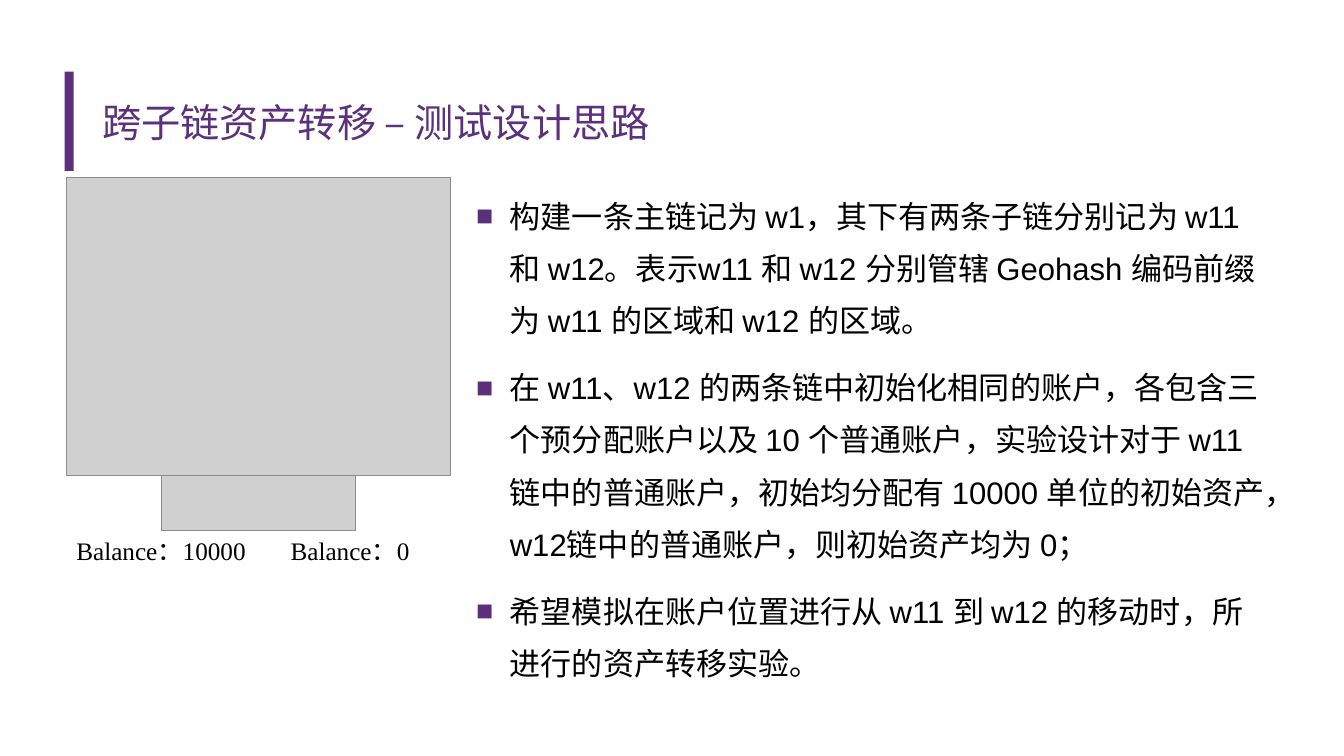
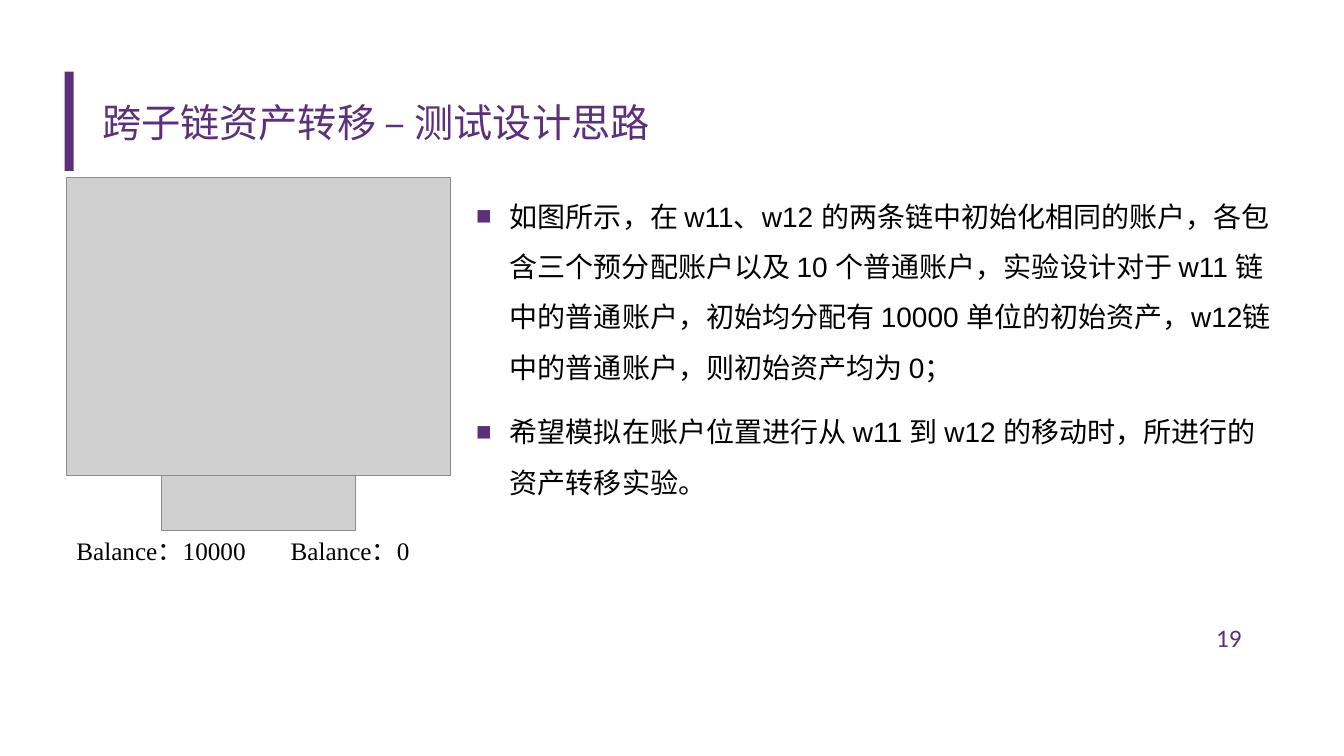
Before and after one commit to diyz19/GraduationDesign, a slide deck: slide 19 of FinalThesis/答辩ppt.pptx. Drawn at 1344x756 pixels with LibreOffice and Linux fonts; fonts in the diff are those of the drawing; grey boxes stand for pictures; background and template pictures are left out. Boxes give left, top, right and bottom in pixels: in the first picture for what was removed or moved away, otherwise in the second. Text is boxed around its words. In the diff, an @@ line names an element or a change of style, - is before the commit and + after.

```diff
--- a/FinalThesis/答辩ppt.pptx
+++ b/FinalThesis/答辩ppt.pptx
@@ text at [510, 203, 1271, 383]: text changed; size 22.2 to 20 pt @@
-■ 构建一条主链记为 w1，其下有两条子链分别记为 w11 和 w12。表示w11 和 w12 分别管辖 Geohash 编码前缀为 w11 的区域和 w12 的区域。
-■ 在 w11、w12 的两条链中初始化相同的账户，各包含三个预分配账户以及 10 个普通账户，实验设计对于 w11 链中的普通账户，初始均分配有 10000 单位的初始资产，w12链中的普通账户，则初始资产均为 0；
+■ 如图所示，在 w11、w12 的两条链中初始化相同的账户，各包含三个预分配账户以及 10 个普通账户，实验设计对于 w11 链中的普通账户，初始均分配有 10000 单位的初始资产，w12链中的普通账户，则初始资产均为 0；
@@ text at [510, 418, 1256, 496]: size 22.2 to 20 pt in "希望模拟在账户位置进行从 w11 到 w12 的移动时，所进行的资产转移实验。"; line spacing 1.4 to 1.5 @@
@@ page number added at [1216, 630, 1242, 647], 18 pt, text #5C2F7D @@
+19
```
Also in this commit, not shown: 33 other slides changed, 1 other file.
